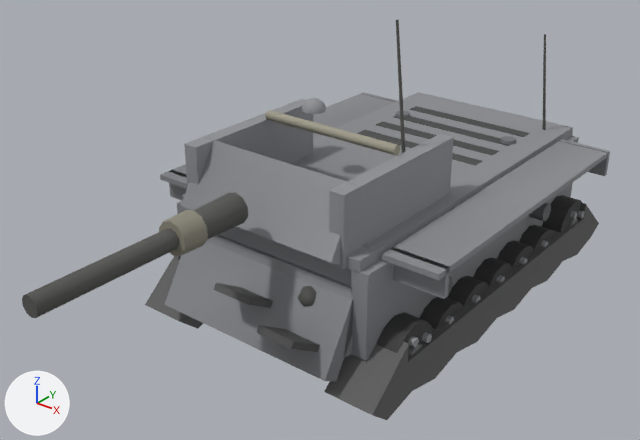
Two versions of the glTF model client/assets/models/wespe.glb, one commit apart.
The view is the same before and after, from a camera (50 mm lens) standing at (5.14, -7.77, 5.33) and looking at (0.01, -1.36, 1.36). The axes (+X, +Y, +Z) are drawn at lower left. The lights are the same throughout. The older version comes first. Where no turn or scale is listed for an object, it has been applied to the vertices. Vertices at exactly the same position are counted once.

The first picture shows 'barrel', 'glacis', 'hullSide', 'hullTop', 'lowerPlate', 'mantlet', 'tracks', 'turretRoof', 'turretSide', 'wheel11', 'wheel12', 'wheel13' and 5 more.
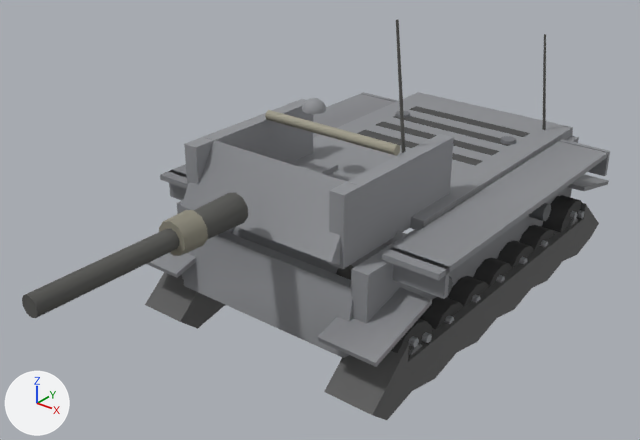
Location of each change, [x1, y1, x2, y2] in pixels of the pictures (640 x 440 px; the box of a moved part takes in the faces that stretch with it):
```json
{"object": "tracks", "change": "reshaped", "before": [145, 203, 599, 420], "after": [145, 174, 609, 420], "on screen": "13% taller"}
{"object": "glacis", "change": "reshaped", "before": [165, 227, 374, 382], "after": [231, 159, 408, 280], "on screen": "mostly hidden afterwards"}
{"part": 1, "of": "me_mesh_14", "change": "added", "after": [147, 174, 609, 367]}
{"part": 2, "of": "me_mesh_16", "change": "moved or reshaped", "after": [299, 159, 338, 175], "on screen": "not visible before"}
{"part": 3, "of": "me_mesh_16", "change": "moved or reshaped", "before": [298, 286, 317, 307], "after": [336, 265, 353, 280]}
{"part": 4, "of": "me_mesh_16", "change": "moved or reshaped", "before": [214, 283, 273, 308], "on screen": "not visible afterwards"}
{"part": 5, "of": "me_mesh_16", "change": "moved or reshaped", "before": [257, 325, 320, 352], "on screen": "not visible afterwards"}
{"part": 6, "of": "me_mesh_16", "change": "moved or reshaped", "before": [165, 227, 374, 382], "after": [231, 227, 408, 274]}
{"object": "lowerPlate", "change": "unchanged, uncovered by the edit", "before": [207, 235, 353, 358], "after": [184, 231, 353, 358]}
```

Edits to the scene script, one JSON object a line:
```json
{"block": "me_mesh_14", "where": "# used by ob_tracks; location = (0.0, 0.0, 0.0)"}
{"op": "remove", "block": "me_mesh_14", "code": "me_mesh_14.from_pydata(...)  # 144 vertices, 264 faces; spans x -1.51..1.51, y -2.5..2.5, z 0.1..1.05"}
{"op": "add", "block": "me_mesh_14", "code": "me_mesh_14.from_pydata(...)  # 176 vertices, 312 faces; spans x -1.56..1.56, y -2.54..2.5, z 0.1..1.14"}
{"block": "me_mesh_14", "change": "me_mesh_14 part 1"}
{"block": "me_mesh_14", "change": "16 vertices are added at x -1.56..0.92, y -2.54..2.5, z 0.86..1.14"}
{"block": "me_mesh_14", "change": "16 new vertices lie (0.64, 0.0, 0.0) away from vertices in x -1.56..0.92, y -2.54..2.5, z 0.86..1.14"}
{"block": "me_mesh_14", "change": "48 new faces join them"}
{"block": "me_mesh_16", "where": "# used by ob_glacis; location = (0.0, 0.0, 0.0)"}
{"block": "me_mesh_16", "where": "# before: 0 (1.06, -1.94, 1.63) at pixel (371, 245), 1 (1.06, -2.61, 0.53) at pixel (324, 381), 2 (1.06, -1.77, 1.53), 3 (1.06, -2.44, 0.43) at pixel (336, 381), 4 (-1.06, -1.77, 1.53)"}
{"block": "me_mesh_16", "where": "# before: 5 (-1.06, -2.44, 0.43), 6 (-1.06, -1.94, 1.63), 7 (-1.06, -2.61, 0.53) at pixel (164, 304)"}
{"op": "remove", "block": "me_mesh_16", "code": "me_mesh_16.from_pydata(...)  # 66 vertices, 108 faces; spans x -1.06..1.06, y -2.85..-1.25, z 0.43..1.66"}
{"op": "add", "block": "me_mesh_16", "code": "me_mesh_16.from_pydata(...)  # 66 vertices, 108 faces; spans x -1.06..1.06, y -2.27..-0.67, z 0.5..1.66"}
{"block": "me_mesh_16", "change": "me_mesh_16 part 2: the loose piece of 8 vertices spanning x -0.6..-0.3, y -1.55..-1.25, z 1.53..1.66 is moved by (0.0, 0.58, 0.0)"}
{"block": "me_mesh_16", "change": "me_mesh_16 part 3: the loose piece of 26 vertices spanning x 0.47..0.7, y -2.35..-2.11, z 0.94..1.18 is moved by (0.0, 0.58, 0.0)"}
{"block": "me_mesh_16", "change": "me_mesh_16 part 4: the loose piece of 8 vertices spanning x -0.21..0.25, y -2.75..-2.01, z 0.67..1.16 is moved by (0.0, 0.58, 0.0)"}
{"block": "me_mesh_16", "change": "me_mesh_16 part 5: the loose piece of 8 vertices spanning x 0.45..0.9, y -2.85..-2.12, z 0.5..0.99 is moved by (0.0, 0.58, 0.0)"}
{"block": "me_mesh_16", "change": "me_mesh_16 part 6"}
{"op": "add", "block": "me_mesh_16", "code": "for i in [0, 2, 4, 6]: me_mesh_16.vertices[i].co += Vector((0.0, 0.53, -0.08))"}
{"op": "add", "block": "me_mesh_16", "code": "for i in [1, 3, 5, 7]: me_mesh_16.vertices[i].co += Vector((0.0, 0.62, 0.07))"}
{"block": "me_mesh_16", "change": "other edits to the shape of me_mesh_16 do not show in these pictures"}
```
